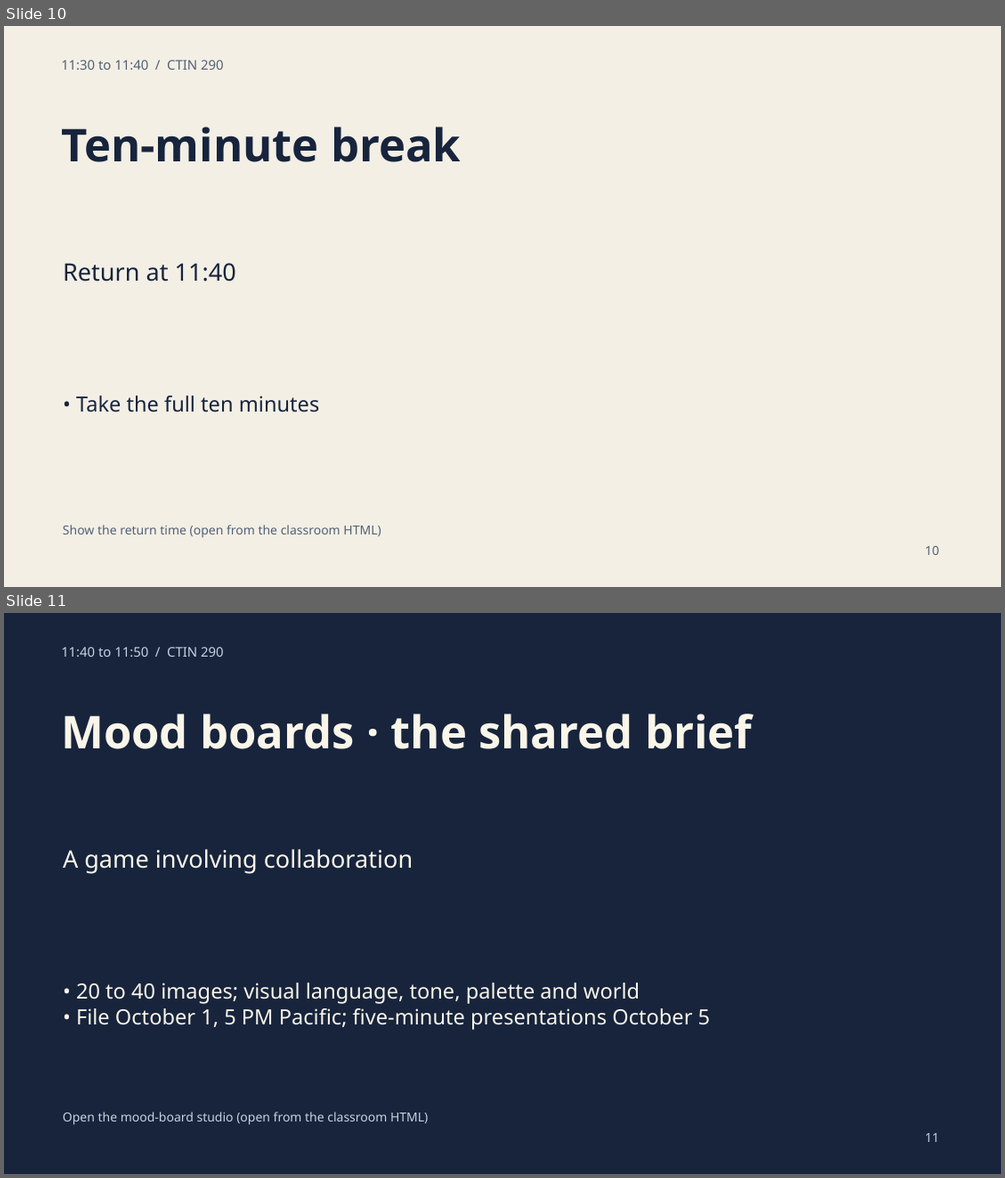
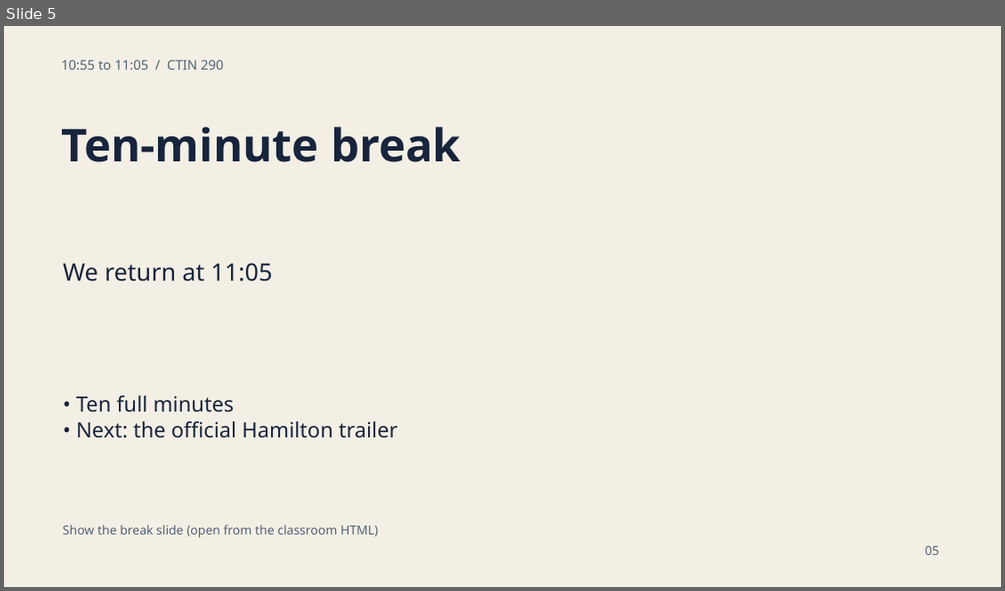
Before and after one commit to GordonUSC/the-cabinet, a slide deck: ctin290-september-21/CLASSROOM/CTIN-290-Classroom-Slides.pptx. Shown one above the other, each under a label of ours: slides 10 and 11 before the commit, slide 5 after it. The pictures are 1005x1178 and 1005x591 pixels, drawn with LibreOffice and Linux fonts; fonts in the diff are those of the drawing. Boxes give left, top, right and bottom in pixels: in the first picture for what was removed or moved away, otherwise in the second. Text is boxed around its words. In the diff, an @@ line names an element or a change of style, - is before the commit and + after.

Commit message:
Unify CTIN 290 packet around approved Critical Role cold open

```diff
--- a/ctin290-september-21/CLASSROOM/CTIN-290-Classroom-Slides.pptx
+++ b/ctin290-september-21/CLASSROOM/CTIN-290-Classroom-Slides.pptx
@@ slide 11 removed at [4,613,1001,1174], background #17243C @@
@@ text removed at [61,647,224,657] @@
-11:40 to 11:50 / CTIN 290
@@ text removed at [61,714,752,749] @@
-Mood boards · the shared brief
@@ text removed at [63,849,413,874] @@
-A game involving collaboration
@@ text removed at [76,982,710,1030] @@
-• 20 to 40 images; visual language, tone, palette and world
-• File October 1, 5 PM Pacific; five-minute presentations October 5
@@ text removed at [63,1111,428,1125] @@
-Open the mood-board studio (open from the classroom HTML)
@@ text removed at [925,1133,939,1142] @@
-11
@@ what was slide 10 is now slide 5 @@
@@ slide 5 changed as well @@
@@ text at [61,60,224,70]: text changed @@
-11:30 to 11:40 / CTIN 290
+10:55 to 11:05 / CTIN 290
@@ text at [63,263,272,281]: text changed @@
-Return at 11:40
+We return at 11:05
@@ text at [76,395,397,438]: text changed @@
-• Take the full ten minutes
+• Ten full minutes
+• Next: the official Hamilton trailer
@@ text at [63,524,378,538]: text changed @@
-Show the return time (open from the classroom HTML)
+Show the break slide (open from the classroom HTML)
@@ text at [925,546,939,555]: text changed @@
-10
+05
```
Also in this commit, not shown: 11 other slides changed, 2 other slides removed, 18 other files.
